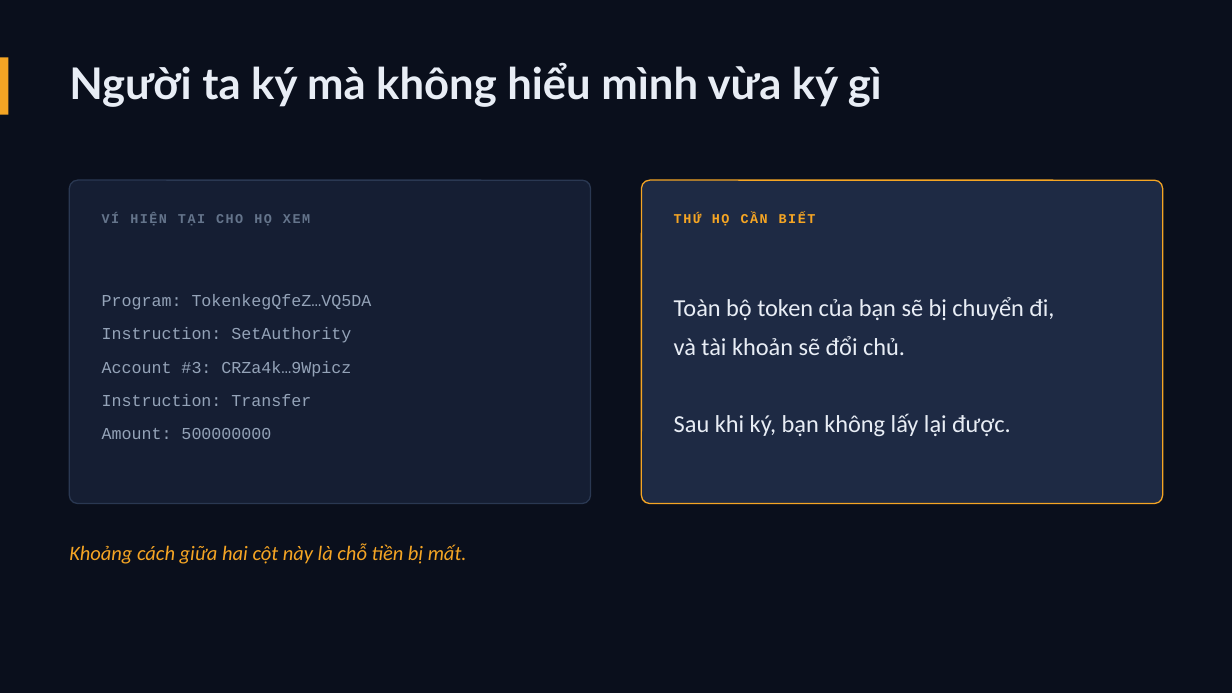
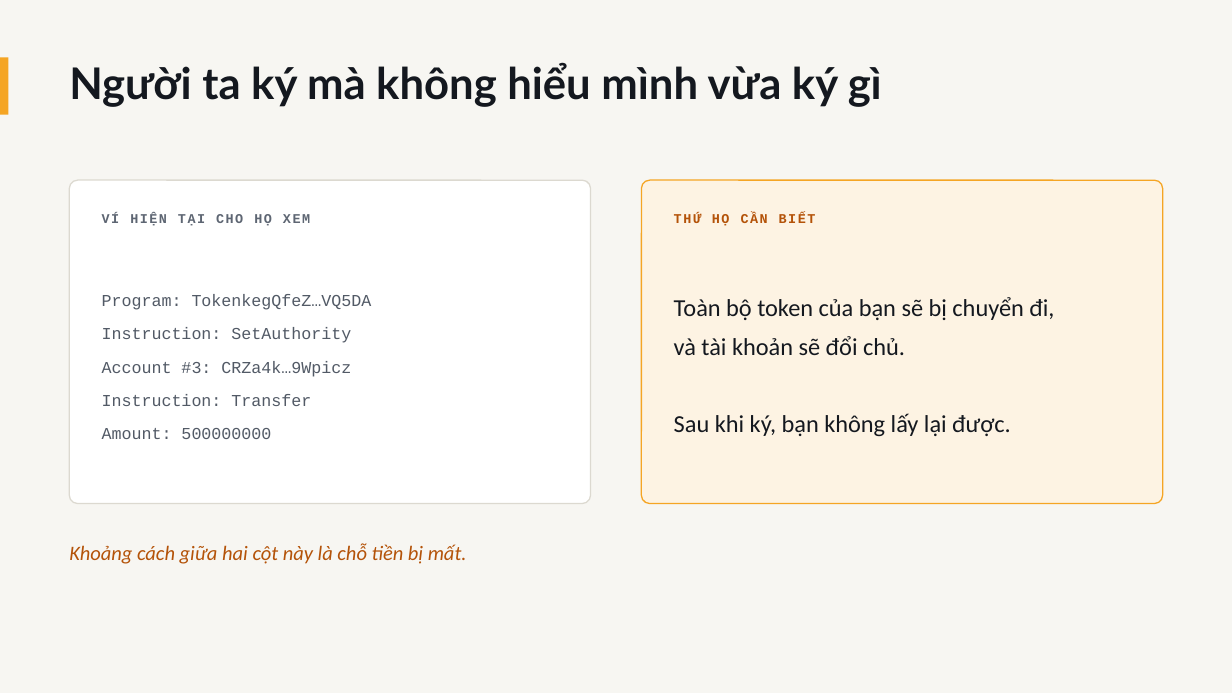
Before and after one commit to NeitLN/Custos-Solana, a slide deck: slide 2 of docs/nop-bai/CUSTOS-PITCH.pptx. Drawn at 1232x693 pixels with LibreOffice and Linux fonts; fonts in the diff are those of the drawing. Boxes give left, top, right and bottom in pixels: in the first picture for what was removed or moved away, otherwise in the second. Text is boxed around its words. In the diff, an @@ line names an element or a change of style, - is before the commit and + after.

```diff
--- a/docs/nop-bai/CUSTOS-PITCH.pptx
+++ b/docs/nop-bai/CUSTOS-PITCH.pptx
@@ background #0A0F1C to #F7F6F2 @@
@@ text "Người ta ký mà không ..." at [69,62,882,107]: text colour #E8EDF5 to #14181F @@
@@ rounded rectangle at [69,180,591,504]: fill #151E33 to #FFFFFF; outline #2A3852 1 pt to #DCD9D0 1 pt @@
@@ text "VÍ HIỆN TẠI CHO HỌ ..." at [102,213,310,226]: text colour #64748B to #5E6673 @@
@@ rounded rectangle at [641,180,1163,504]: fill #1E2A44 to #FDF3E3 @@
@@ text "THỨ HỌ CẦN BIẾT" at [674,213,816,226]: text colour #F5A524 to #B45309 @@
@@ text "Program: TokenkegQfeZ…VQ5DA" at [102,294,372,439]: text colour #94A3B8 to #525A66 @@
@@ text "Toàn bộ token của bạn ..." at [674,297,1054,436]: text colour #E8EDF5 to #14181F @@
@@ text "Khoảng cách giữa hai cột ..." at [69,543,467,564]: text colour #F5A524 to #B45309 @@
```
Also in this commit, not shown: 9 other slides changed, 2 other files.
